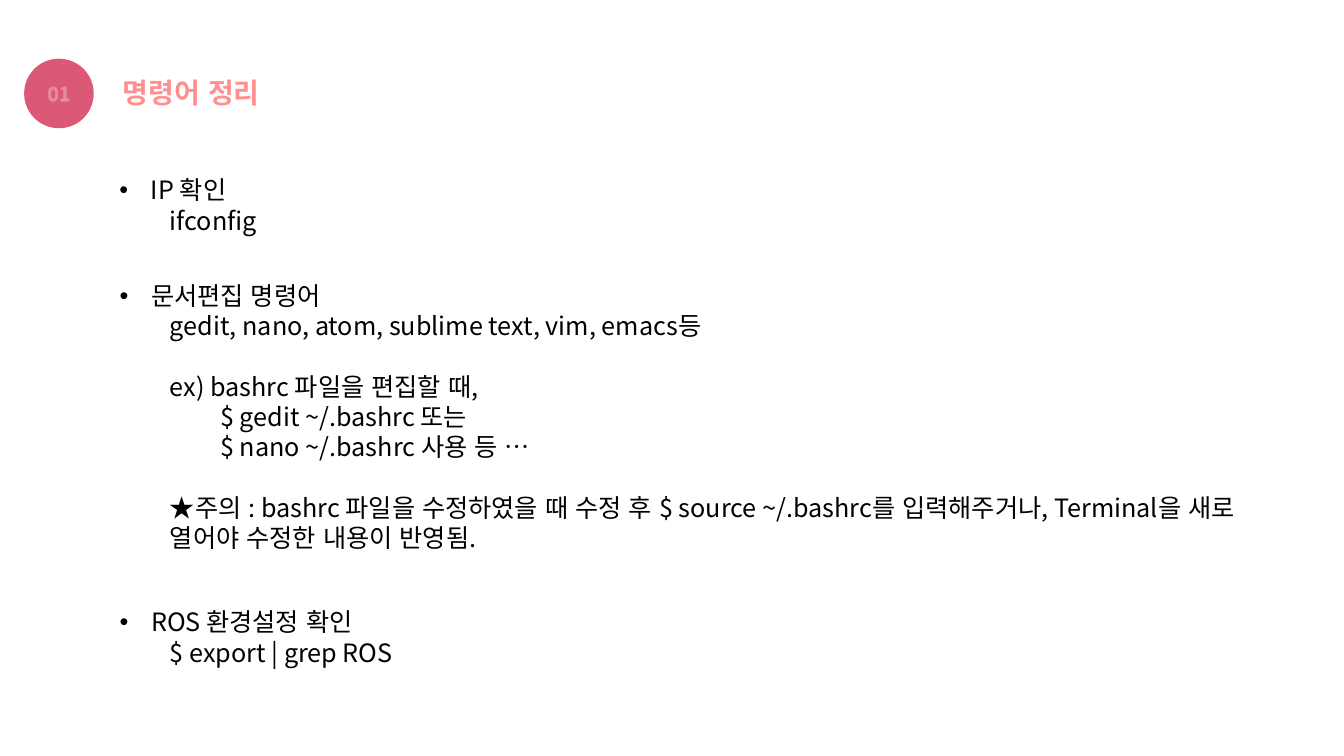
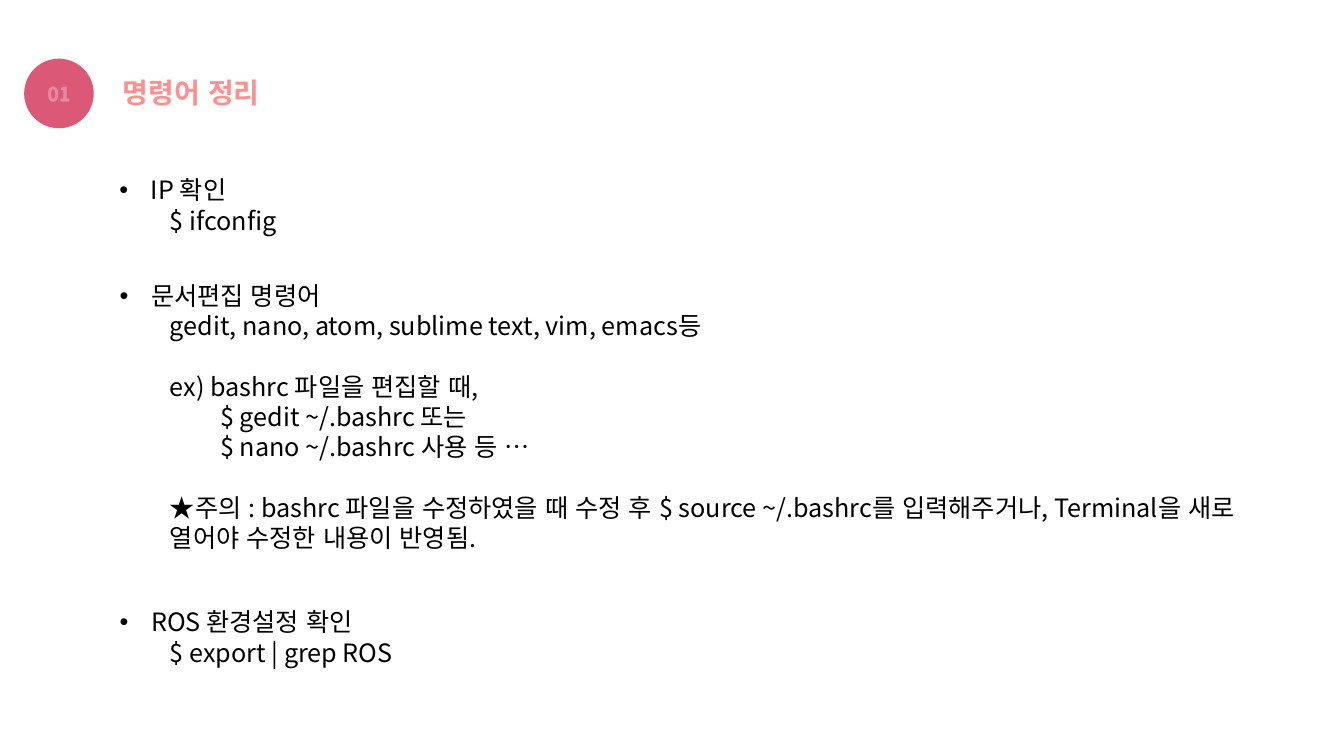
Before and after one commit to choeunyoung0208/silverzero, a slide deck: slide 2 of Turtlebot/Ubuntu & ROS.pptx. Drawn at 1344x756 pixels with LibreOffice and Linux fonts; fonts in the diff are those of the drawing. Boxes give left, top, right and bottom in pixels: in the first picture for what was removed or moved away, otherwise in the second. Text is boxed around its words. In the diff, an @@ line names an element or a change of style, - is before the commit and + after.

```diff
--- a/Turtlebot/Ubuntu & ROS.pptx
+++ b/Turtlebot/Ubuntu & ROS.pptx
@@ text at (189,209,276,236): text changed @@
-  ifconfig
+  $ ifconfig
```
Also in this commit, not shown: 2 other slides changed, 4 slides added, 1 other file.
